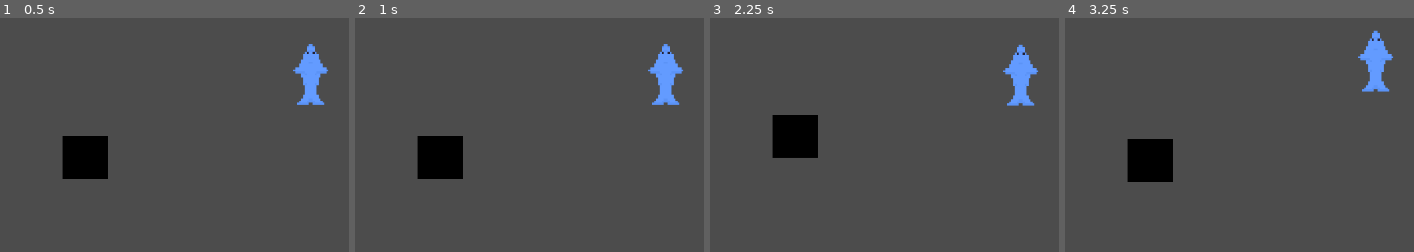
Above: before the commit, frames 1-4 (left to right).
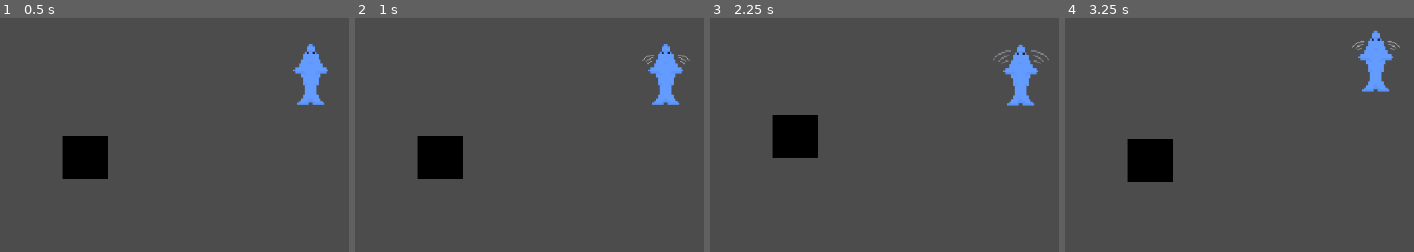
Above: after the commit, the same moments.

Repository: cloewen8/Dolgeon
Game: Godot game, scene res://src/test.tscn
Two runs of this game, one before a commit and one after it. Both use one fixed random seed, a clock stepped at 60 frames per second and the inputs below.
Inputs:
- Up to frame 1 (0.5 s): no input
- Up to frame 2 (1 s): tap Enter at 0.5 s; hold E (character_attack_right, bound only after the commit) from 0.53 s (still down); hold Space (character_attack) from 0.53 s (still down); tap L (character_attack_other, bound only after the commit) at 0.8 s
- Up to frame 3 (2.25 s): release E (character_attack_right, bound only after the commit) at 1.28 s; release Space (character_attack) at 1.28 s; hold S (character_back) 1.28-2.03 s; tap L (character_attack_other, bound only after the commit) at 1.35 s; tap Space (character_attack) at 1.55 s; hold E (character_attack_right, bound only after the commit) from 2.03 s (still down); hold Space (character_attack) from 2.03 s (still down)
- Up to frame 4 (3.25 s): tap L (character_attack_other, bound only after the commit) at 2.3 s; tap Enter at 2.75 s; release E (character_attack_right, bound only after the commit) at 2.78 s; release Space (character_attack) at 2.78 s; hold W (character_forward) from 2.78 s (still down); tap Shift (character_slow) at 2.85 s; tap Space (character_attack) at 3.05 s
The pictures show only the part of the screen within x 6-56%, y 41-91%; the shares and areas given below are measured in that part.

Frame 1 is identical in both runs. In frame 2, less than 0.1% of the frame differs, in the area x 82-96%, y 15-20%; in frame 3, 0.1%, in the area x 81-98%, y 13-20%; in frame 4, less than 0.1%.

Commit message:
Implemented attacking

Diff:
--- a/project.godot
+++ b/project.godot
@@ -51,6 +51,24 @@
 , Object(InputEventKey,"resource_local_to_scene":false,"resource_name":"","device":0,"alt":false,"shift":false,"control":false,"meta":false,"command":false,"pressed":false,"scancode":16777221,"unicode":0,"echo":false,"script":null)
  ]
 }
+character_attack_other={
+"deadzone": 0.5,
+"events": [ Object(InputEventKey,"resource_local_to_scene":false,"resource_name":"","device":0,"alt":false,"shift":false,"control":false,"meta":false,"command":false,"pressed":false,"scancode":76,"unicode":0,"echo":false,"script":null)
+, Object(InputEventKey,"resource_local_to_scene":false,"resource_name":"","device":0,"alt":false,"shift":false,"control":false,"meta":false,"command":false,"pressed":false,"scancode":70,"unicode":0,"echo":false,"script":null)
+ ]
+}
+character_attack_left={
+"deadzone": 0.5,
+"events": [ Object(InputEventKey,"resource_local_to_scene":false,"resource_name":"","device":0,"alt":false,"shift":false,"control":false,"meta":false,"command":false,"pressed":false,"scancode":81,"unicode":0,"echo":false,"script":null)
+, Object(InputEventKey,"resource_local_to_scene":false,"resource_name":"","device":0,"alt":false,"shift":false,"control":false,"meta":false,"command":false,"pressed":false,"scancode":44,"unicode":0,"echo":false,"script":null)
+ ]
+}
+character_attack_right={
+"deadzone": 0.5,
+"events": [ Object(InputEventKey,"resource_local_to_scene":false,"resource_name":"","device":0,"alt":false,"shift":false,"control":false,"meta":false,"command":false,"pressed":false,"scancode":69,"unicode":0,"echo":false,"script":null)
+, Object(InputEventKey,"resource_local_to_scene":false,"resource_name":"","device":0,"alt":false,"shift":false,"control":false,"meta":false,"command":false,"pressed":false,"scancode":46,"unicode":0,"echo":false,"script":null)
+ ]
+}
 character_slow={
 "deadzone": 0.5,
 "events": [ Object(InputEventKey,"resource_local_to_scene":false,"resource_name":"","device":0,"alt":false,"shift":false,"control":false,"meta":false,"command":false,"pressed":false,"scancode":16777237,"unicode":0,"echo":false,"script":null)
--- a/src/dolphin.tscn
+++ b/src/dolphin.tscn
@@ -1,15 +1,120 @@
-[gd_scene load_steps=5 format=2]
+[gd_scene load_steps=9 format=2]
 
 [ext_resource path="res://src/images/dolphin.png" type="Texture" id=1]
 [ext_resource path="res://src/images/dolphin_normal.png" type="Texture" id=2]
 [ext_resource path="res://src/images/light_test.png" type="Texture" id=3]
 [ext_resource path="res://src/scripts/dolphin.gd" type="Script" id=4]
+[ext_resource path="res://src/images/attack_wave.png" type="Texture" id=5]
+[ext_resource path="res://src/scripts/attack_wave.gd" type="Script" id=6]
+
+[sub_resource type="Animation" id=1]
+resource_name = "attack_left"
+tracks/0/type = "value"
+tracks/0/path = NodePath("Sprite:position")
+tracks/0/interp = 2
+tracks/0/loop_wrap = true
+tracks/0/imported = false
+tracks/0/enabled = true
+tracks/0/keys = {
+"times": PoolRealArray( 0, 1 ),
+"transitions": PoolRealArray( 1, 1 ),
+"update": 0,
+"values": [ Vector2( -8, 3 ), Vector2( -10, -2 ) ]
+}
+tracks/1/type = "value"
+tracks/1/path = NodePath("Sprite:scale")
+tracks/1/interp = 2
+tracks/1/loop_wrap = true
+tracks/1/imported = false
+tracks/1/enabled = true
+tracks/1/keys = {
+"times": PoolRealArray( 0, 1 ),
+"transitions": PoolRealArray( 1, 1 ),
+"update": 0,
+"values": [ Vector2( 1e-05, 1e-05 ), Vector2( 1, 1 ) ]
+}
+tracks/2/type = "value"
+tracks/2/path = NodePath("Sprite:visible")
+tracks/2/interp = 0
+tracks/2/loop_wrap = true
+tracks/2/imported = false
+tracks/2/enabled = true
+tracks/2/keys = {
+"times": PoolRealArray( 0, 1 ),
+"transitions": PoolRealArray( 1, 1 ),
+"update": 1,
+"values": [ true, false ]
+}
+tracks/3/type = "value"
+tracks/3/path = NodePath("Sprite:modulate")
+tracks/3/interp = 1
+tracks/3/loop_wrap = true
+tracks/3/imported = false
+tracks/3/enabled = true
+tracks/3/keys = {
+"times": PoolRealArray( 0, 0.1, 1 ),
+"transitions": PoolRealArray( 1, 1, 1 ),
+"update": 0,
+"values": [ Color( 1, 1, 1, 0 ), Color( 1, 1, 1, 1 ), Color( 1, 1, 1, 0 ) ]
+}
+
+[sub_resource type="Animation" id=4]
+resource_name = "attack_right"
+tracks/0/type = "value"
+tracks/0/path = NodePath("Sprite:position")
+tracks/0/interp = 2
+tracks/0/loop_wrap = true
+tracks/0/imported = false
+tracks/0/enabled = true
+tracks/0/keys = {
+"times": PoolRealArray( 0, 1 ),
+"transitions": PoolRealArray( 1, 1 ),
+"update": 0,
+"values": [ Vector2( 8, 3 ), Vector2( 10, -2 ) ]
+}
+tracks/1/type = "value"
+tracks/1/path = NodePath("Sprite:scale")
+tracks/1/interp = 2
+tracks/1/loop_wrap = true
+tracks/1/imported = false
+tracks/1/enabled = true
+tracks/1/keys = {
+"times": PoolRealArray( 0, 1 ),
+"transitions": PoolRealArray( 1, 1 ),
+"update": 0,
+"values": [ Vector2( 1e-05, 1e-05 ), Vector2( 1, 1 ) ]
+}
+tracks/2/type = "value"
+tracks/2/path = NodePath("Sprite:visible")
+tracks/2/interp = 0
+tracks/2/loop_wrap = true
+tracks/2/imported = false
+tracks/2/enabled = true
+tracks/2/keys = {
+"times": PoolRealArray( 0, 1 ),
+"transitions": PoolRealArray( 1, 1 ),
+"update": 1,
+"values": [ true, false ]
+}
+tracks/3/type = "value"
+tracks/3/path = NodePath("Sprite:modulate")
+tracks/3/interp = 1
+tracks/3/loop_wrap = true
+tracks/3/imported = false
+tracks/3/enabled = true
+tracks/3/keys = {
+"times": PoolRealArray( 0, 0.1, 1 ),
+"transitions": PoolRealArray( 1, 1, 1 ),
+"update": 0,
+"values": [ Color( 1, 1, 1, 0 ), Color( 1, 1, 1, 1 ), Color( 1, 1, 1, 0 ) ]
+}
 
 [node name="Dolphin" type="KinematicBody2D"]
 script = ExtResource( 4 )
 
 [node name="Light2D" type="Light2D" parent="."]
-position = Vector2( -20, -21 )
+visible = false
+position = Vector2( -32, -23 )
 editor_only = true
 texture = ExtResource( 3 )
 energy = 1.66
@@ -28,3 +133,35 @@
 zoom = Vector2( 0.4, 0.4 )
 smoothing_enabled = true
 smoothing_speed = 10.0
+
+[node name="WaveAttack" type="Node2D" parent="."]
+script = ExtResource( 6 )
+
+[node name="Left" type="Area2D" parent="WaveAttack"]
+
+[node name="Sprite" type="Sprite" parent="WaveAttack/Left"]
+modulate = Color( 1, 1, 1, 0 )
+position = Vector2( -8, 3 )
+scale = Vector2( 1e-05, 1e-05 )
+texture = ExtResource( 5 )
+
+[node name="CollisionPolygon2D" type="CollisionPolygon2D" parent="WaveAttack/Left"]
+polygon = PoolVector2Array( -4, -7, -11, -6, -17, -1, -11, 3, -6, 1 )
+
+[node name="AnimationPlayer" type="AnimationPlayer" parent="WaveAttack/Left"]
+anims/attack_left = SubResource( 1 )
+
+[node name="Right" type="Area2D" parent="WaveAttack"]
+
+[node name="Sprite" type="Sprite" parent="WaveAttack/Right"]
+modulate = Color( 1, 1, 1, 0 )
+position = Vector2( 8, 3 )
+scale = Vector2( 1e-05, 1e-05 )
+texture = ExtResource( 5 )
+flip_h = true
+
+[node name="CollisionPolygon2D" type="CollisionPolygon2D" parent="WaveAttack/Right"]
+polygon = PoolVector2Array( 4, -7, 11, -6, 17, -1, 10, 3, 6, 1 )
+
+[node name="AnimationPlayer" type="AnimationPlayer" parent="WaveAttack/Right"]
+anims/attack_right = SubResource( 4 )
--- a/src/resources/material_enemy.tres
+++ b/src/resources/material_enemy.tres
@@ -3,16 +3,21 @@
 [sub_resource type="Shader" id=1]
 code = "shader_type canvas_item;
 
-uniform bool damaged = true;
+uniform bool visible = true;
+uniform bool damaged = false;
 
 void fragment() {
-	COLOR = texture(TEXTURE, UV);
-	if (damaged)
-		COLOR = vec4(1.0, 1.0, 1.0, COLOR.a);
+	if (visible) {
+		COLOR = texture(TEXTURE, UV);
+		if (damaged)
+			COLOR = vec4(1.0, 1.0, 1.0, COLOR.a);
+	} else
+		COLOR = vec4(0.0);
 }
 "
 
 [resource]
 resource_local_to_scene = true
 shader = SubResource( 1 )
-shader_param/damaged = true
+shader_param/visible = true
+shader_param/damaged = false
--- /dev/null
+++ b/src/scripts/attack.gd
@@ -0,0 +1,13 @@
+extends Node2D
+
+var damage_amount = 10;
+var knockback = 1;
+
+var Enemy = load("res://src/scripts/enemy.gd");
+
+func attack(type):
+	assert(false, "Unimplemented attack!");
+
+func damage(body, kockbackRotate = 0):
+	if body is Enemy:
+		body.damage(damage_amount, Vector2.UP.rotated(get_parent().rotation + deg2rad(kockbackRotate))*knockback);
--- /dev/null
+++ b/src/scripts/attack_wave.gd
@@ -0,0 +1,31 @@
+extends "res://src/scripts/attack.gd"
+
+var Dolphin = load("res://src/scripts/dolphin.gd");
+
+var left;
+var right;
+var leftAnim;
+var rightAnim;
+
+func _ready():
+	knockback = 0.4;
+	damage_amount = 10;
+	left = $Left;
+	right = $Right;
+	leftAnim = left.get_node("AnimationPlayer");
+	rightAnim = right.get_node("AnimationPlayer");
+
+func attack(type):
+	if type == Dolphin.AttackType.LEFT:
+		leftAnim.play("attack_left");
+	elif type == Dolphin.AttackType.RIGHT:
+		rightAnim.play("attack_right");
+
+func _process(delta):
+	var forward = Vector2.UP.rotated(get_parent().rotation);
+	if leftAnim.is_playing():
+		for body in left.get_overlapping_bodies():
+			damage(body, -15);
+	if rightAnim.is_playing():
+		for body in right.get_overlapping_bodies():
+			damage(body, 15);
--- a/src/scripts/dolphin.gd
+++ b/src/scripts/dolphin.gd
@@ -1,4 +1,6 @@
 extends KinematicBody2D
+
+enum AttackType { LEFT, RIGHT, OTHER }
 
 export(float) var speed_forward = 10;
 export(float) var speed_back = 7;
@@ -12,6 +14,13 @@
 var velocity = Vector2();
 var rot_velocity = 0;
 var curr_speed_mult;
+var attacks = [];
+
+func _ready():
+	var attack = $WaveAttack;
+	attacks.insert(AttackType.LEFT, attack);
+	attacks.insert(AttackType.RIGHT, attack);
+	attacks.insert(AttackType.OTHER, null);
 
 func add_input():
 	# Set rot_velocity.
@@ -35,6 +44,10 @@
 	elif rot_velocity < -max_rot:
 		rot_velocity = -max_rot;
 
+func attack(type):
+	if attacks[type] != null:
+		attacks[type].attack(type);
+
 func _process(delta):
 	add_input();
 	# Apply velocities.
@@ -47,3 +60,15 @@
 		rot_velocity = max(rot_velocity - rot_drag*delta, 0);
 	elif rot_velocity < 0:
 		rot_velocity = min(rot_velocity + rot_drag*delta, 0);
+
+func _input(event):
+	if event.is_action_pressed("character_attack"):
+		attack(AttackType.LEFT);
+		attack(AttackType.RIGHT);
+		attack(AttackType.OTHER);
+	elif event.is_action_pressed("character_attack_other"):
+		attack(AttackType.OTHER);
+	elif event.is_action_pressed("character_attack_left"):
+		attack(AttackType.LEFT);
+	elif event.is_action_pressed("character_attack_right"):
+		attack(AttackType.RIGHT);
--- a/src/scripts/enemy.gd
+++ b/src/scripts/enemy.gd
@@ -3,43 +3,54 @@
 signal damaged(amount);
 signal died;
 
-const damage_time = 0.5;
+const damage_time = 0.1;
+const drag = 0.5;
 var sprite;
 var health = 100;
+var damage_debounce = true;
 var damage_timer;
 var death_particles = [];
 var velocity = Vector2();
 
+# Applies damage to the enemy.
+func damage(amount, knockback):
+	if damage_debounce:
+		damage_debounce = false;
+		# Apply damage.
+		if amount > health:
+			amount = health;
+		health -= amount;
+		# Emit event.
+		emit_signal("damaged", amount);
+		if health == 0:
+			# Pre-death (particles, invisibility, event).
+			for p in death_particles:
+				p.emitting = true;
+			sprite.material.set_shader_param("visible", false);
+			emit_signal("died");
+		else:
+			# Apply knockback.
+			velocity += knockback;
+		# Animate damage (also gives time for particles to emit).
+		var toggle = false;
+		for i in range(10):
+			damage_timer.start();
+			yield(damage_timer, "timeout");
+			toggle = not toggle;
+			sprite.material.set_shader_param("damaged", toggle);
+		if health == 0:
+			# Post-death (free node).
+			call_deferred("free");
+		else:
+			damage_debounce = false;
+
 func _ready():
 	sprite = $Sprite;
 	damage_timer = $DamageTimer;
-	# todo: Apply enemy shader.
 	sprite.material = load("res://src/resources/material_enemy.tres");
 	damage_timer.wait_time = damage_time;
+	damage_timer.one_shot = true;
 
-# Applies damage to the enemy.
-func damage(amount, knockback):
-	# Apply damage.
-	if amount > health:
-		amount = health;
-	health -= amount;
-	# Emit event.
-	emit_signal("damaged", amount);
-	if health == 0:
-		# Pre-death (particles, invisibility, event).
-		for p in death_particles:
-			p.emitting = true;
-		print("died");
-		sprite.visible = false;
-		emit_signal("died");
-	else:
-		# Apply knockback.
-		velocity += knockback;
-	# Animate damage (also gives time for particles to emit).
-	for i in range(10):
-		damage_timer.start();
-		yield(damage_timer, "timeout");
-		print("toggle damage");
-	if health == 0:
-		# Post-death (free node).
-		call_deferred("free");
+func _physics_process(delta):
+	# Apply drag.
+	velocity *= 1 - delta*drag;
--- a/src/scripts/enemy_fish.gd
+++ b/src/scripts/enemy_fish.gd
@@ -18,9 +18,10 @@
 
 func _physics_process(delta):
 	# Move forward.
-	move_and_collide(dir*speed);
+	move_and_collide(dir*speed + velocity);
 	if ray.is_colliding():
 		# Change directions.
 		dir = -dir;
 		ray.cast_to = -ray.cast_to;
 		update_sprite();
+	._physics_process(delta);
Binary file added: assets/Wave Attack.aseprite
Binary file added: src/images/attack_wave.png
Not shown, added: src/images/attack_wave.png.import
